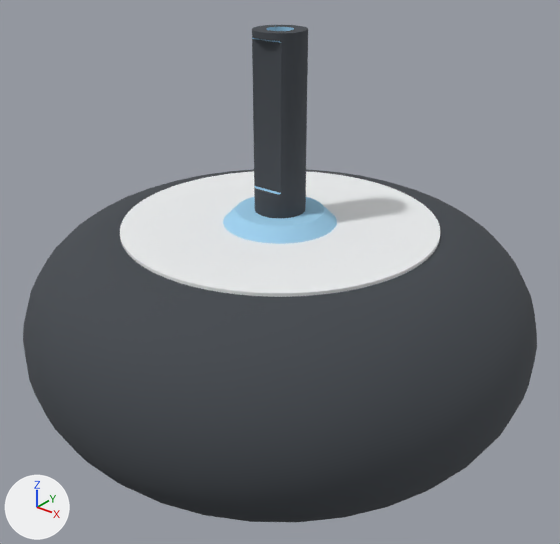
A saved change to the COLLADA model roverrobotics_description/meshes/hub_6.5in.dae.
Both versions are drawn from a 50 mm camera at (0.1432, -0.179, 0.1264) aimed at (0.0034, -0.0043, 0.0181). Arrows for +X, +Y and +Z are at lower left; the lights stay in place.

In view in the first picture: 'ID2'.
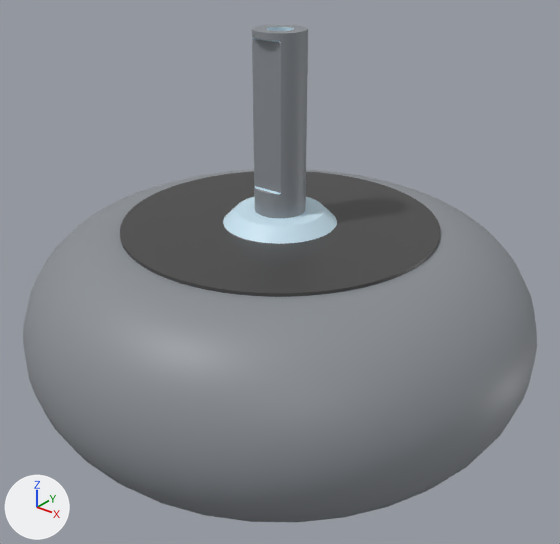
Boxes [x1, y1, x2, y2] around the edits, measured in the pictures (560 x 544 px):
```json
{"object": "ID2", "change": "recoloured", "before": [23, 25, 537, 522], "after": [23, 25, 537, 522]}
{"part": 1, "of": "me_id2", "change": "recoloured", "before": [23, 25, 537, 522], "after": [23, 25, 537, 522]}
{"part": 2, "of": "me_id2", "change": "recoloured", "before": [223, 27, 337, 244], "after": [223, 27, 337, 244]}
```

Edits to the scene script, one JSON object a line:
```json
{"op": "set", "path": "mat_id11.base_color", "old": "(0.847, 0.863, 0.871)", "new": "(0.102, 0.101, 0.101)", "note": "white #edeff0 -> dark grey #5a5959"}
{"op": "add", "block": "mat_id10_001", "code": ["mat_id10_001 = principled_material('ID10.001')", "mat_id10_001.base_color = (0.616, 0.812, 0.925)  # blue #cee9f6"]}
{"op": "add", "block": "mat_id9_004", "code": ["mat_id9_004 = principled_material('ID9.004')", "mat_id9_004.base_color = (0.259, 0.278, 0.302)  # grey #8b9095"]}
{"block": "me_id2", "where": "me_id2.from_pydata(...)  # 1620 vertices, 3236 faces; spans x -0.082..0.082, y -0.082..0.082, z -0.034..0.092"}
{"block": "me_id2", "where": "# used by ob_id2; location = (0.0, 0.0, 0.0)"}
{"block": "me_id2", "change": "me_id2 part 1: all 1949 faces that had it switch from mat_id9 (dark grey #42474d) to mat_id9_004 (grey #8b9095)"}
{"block": "me_id2", "change": "me_id2 part 2: all 431 faces that had it switch from mat_id10 (blue #9dcfec) to mat_id10_001 (blue #cee9f6)"}
```
